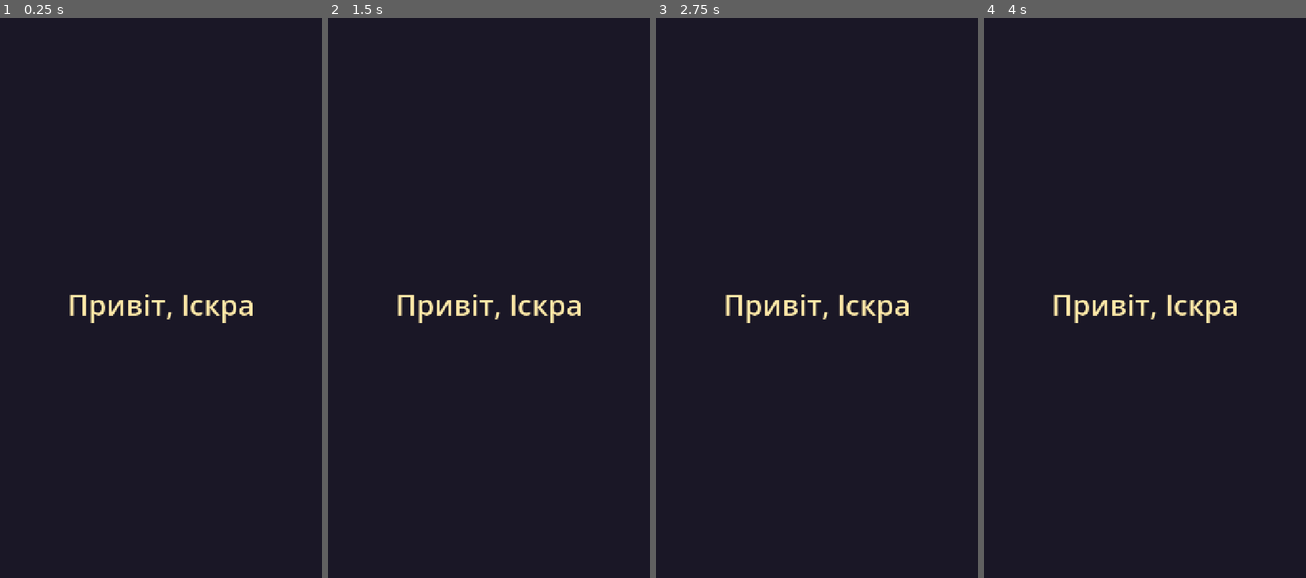
Above: before the commit, frames 1-4 (left to right).
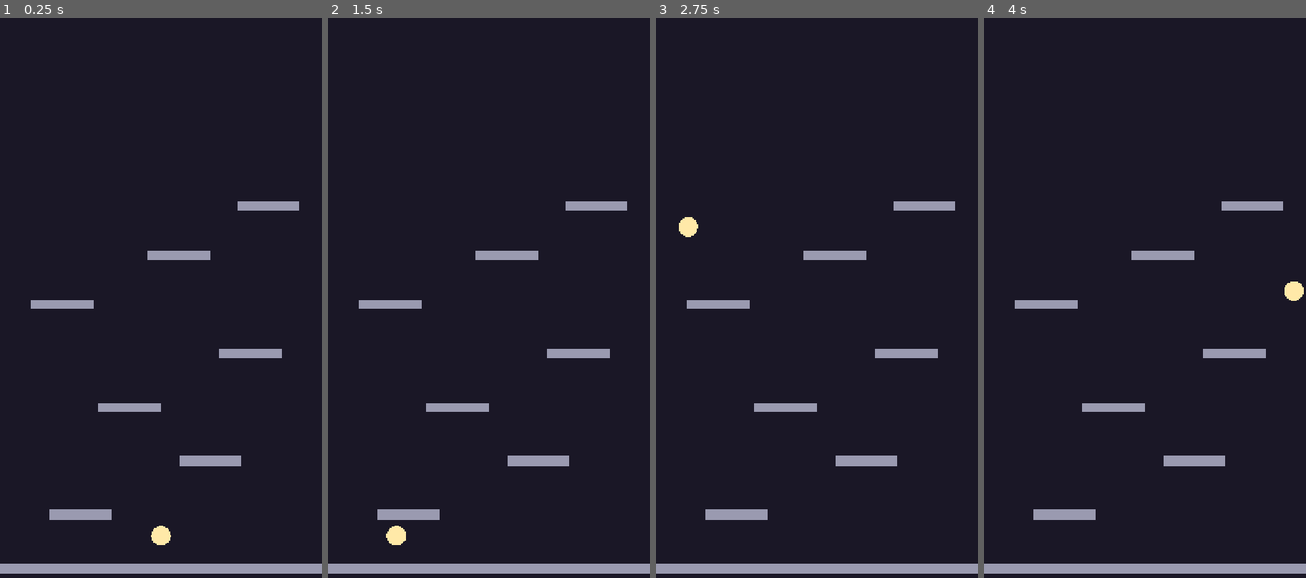
Above: after the commit, the same moments.

Repository: fedichkin/spark-climb
Game: Godot game, scene res://sandbox/m1_jump_test.tscn
Same seed, same stepped clock (60 frames per second), same inputs: the game is played once before the commit and once after it. Before the commit the project starts from res://sandbox/hello_spark.tscn.
Inputs (mouse positions are in pixels of both pictures, inside the frame that each line leads up to):
- Up to frame 1 (0.25 s): no input
- Up to frame 2 (1.5 s): move the mouse to (559, 275) at 0.52 s; hold Right (move_right) from 0.53 s (still down); move the mouse to (424, 331) at 1.27 s
- Up to frame 3 (2.75 s): move the mouse to (849, 180) at 2.02 s; release Right (move_right) at 2.03 s; hold Left (move_left) from 2.03 s (still down)
- Up to frame 4 (4 s): move the mouse to (1128, 421) at 2.77 s; release Left (move_left) at 2.78 s; hold Right (move_right) from 2.78 s (still down); move the mouse to (1241, 387) at 3.52 s

The runs differ from the first frame. In frame 1, 5.1% of the frame differs, in the area x 0-100%, y 32-100%; in frame 2, 5.1%; in frame 3, 5.1%; in frame 4, 5.1%.

Commit message:
feat: add M1 jump test scene with hand-placed platforms

Diff:
--- a/project.godot
+++ b/project.godot
@@ -11,7 +11,7 @@
 [application]
 
 config/name="spark-climb"
-run/main_scene="uid://2ov3g3nklbx6"
+run/main_scene="res://sandbox/m1_jump_test.tscn"
 config/features=PackedStringArray("4.7", "GL Compatibility")
 config/icon="res://icon.svg"
 
--- /dev/null
+++ b/sandbox/m1_jump_test.gd
@@ -0,0 +1,19 @@
+## Temporary M1 playground: hand-placed platforms, a full-width floor so the
+## hero never falls off screen, and landing quality printed to the console.
+## Replaced by the real Game scene in M2.
+extends Node2D
+
+@onready var _player: Player = $Player
+@onready var _floor: Platform = $Platforms/Floor
+
+
+func _ready() -> void:
+	var screen_width: float = get_viewport().get_visible_rect().size.x
+	_floor.position.x = screen_width / 2.0
+	_floor.setup(screen_width)
+	_player.landed.connect(_on_player_landed)
+
+
+func _on_player_landed(platform: Platform, quality: LandingMath.Quality) -> void:
+	var dx: float = _player.global_position.x - platform.global_position.x
+	print("Landed on %s: %s (dx = %.1f px)" % [platform.name, LandingMath.Quality.keys()[quality], dx])
--- /dev/null
+++ b/sandbox/m1_jump_test.tscn
@@ -0,0 +1,48 @@
+[gd_scene format=3]
+
+[ext_resource type="Script" uid="uid://ckyaja00mrlqy" path="res://sandbox/m1_jump_test.gd" id="1_script"]
+[ext_resource type="PackedScene" uid="uid://yphdmrg2ohjp" path="res://platforms/static_platform.tscn" id="2_static"]
+[ext_resource type="PackedScene" uid="uid://mkg0vx0q61u2" path="res://player/player.tscn" id="3_player"]
+
+[node name="M1JumpTest" type="Node2D"]
+script = ExtResource("1_script")
+
+[node name="Background" type="CanvasLayer" parent="."]
+layer = -1
+
+[node name="Color" type="ColorRect" parent="Background"]
+anchors_preset = 15
+anchor_right = 1.0
+anchor_bottom = 1.0
+grow_horizontal = 2
+grow_vertical = 2
+color = Color(0.101960786, 0.09019608, 0.14901961, 1)
+
+[node name="Platforms" type="Node2D" parent="."]
+
+[node name="Floor" parent="Platforms" instance=ExtResource("2_static")]
+position = Vector2(360, 1230)
+
+[node name="Platform1" parent="Platforms" instance=ExtResource("2_static")]
+position = Vector2(180, 1110)
+
+[node name="Platform2" parent="Platforms" instance=ExtResource("2_static")]
+position = Vector2(470, 990)
+
+[node name="Platform3" parent="Platforms" instance=ExtResource("2_static")]
+position = Vector2(290, 870)
+
+[node name="Platform4" parent="Platforms" instance=ExtResource("2_static")]
+position = Vector2(560, 750)
+
+[node name="Platform5" parent="Platforms" instance=ExtResource("2_static")]
+position = Vector2(140, 640)
+
+[node name="Platform6" parent="Platforms" instance=ExtResource("2_static")]
+position = Vector2(400, 530)
+
+[node name="Platform7" parent="Platforms" instance=ExtResource("2_static")]
+position = Vector2(600, 420)
+
+[node name="Player" parent="." instance=ExtResource("3_player")]
+position = Vector2(360, 1150)
Not shown, added: sandbox/m1_jump_test.gd.uid
Not shown, changed: docs/ROADMAP.md
